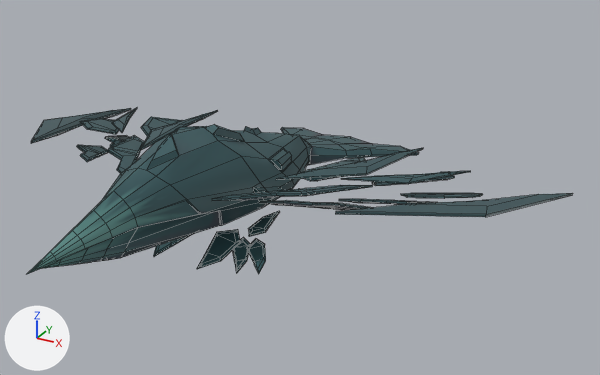
The FBX model EnemiesReturnsUnity/Assets/Enemies/Swift/mdlSwift.fbx, before and after one commit.
Before and after are seen from a 50 mm lens placed at (3.72, -5.51, 2.78), pointed at (0.54, 0.27, -0.11). The lights are fixed; the arrows at lower left show +X, +Y and +Z. Mesh edges are drawn as thin lines.

Objects in the first picture: 'MeshSwift'.
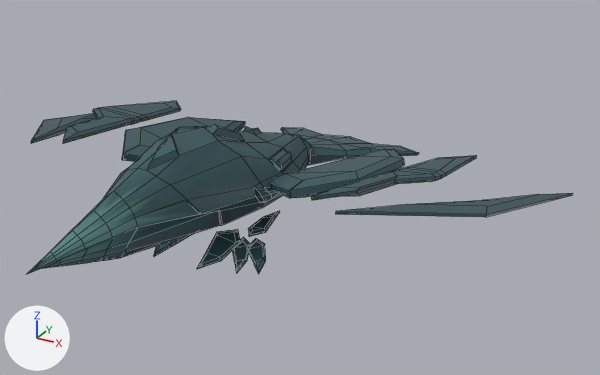
What differs and where, as boxes (x1, y1, x2, y2) in the pictures (600 x 375 px; the box of a moved part takes in the faces that stretch with it):
```json
{"object": "MeshSwift", "change": "reshaped", "before": [27, 108, 573, 274], "after": [27, 101, 573, 274]}
{"part": 1, "of": "me_cone_001", "change": "moved or reshaped", "before": [301, 157, 366, 181], "after": [271, 149, 404, 198]}
{"part": 2, "of": "me_cone_001", "change": "moved or reshaped", "before": [339, 199, 436, 205], "after": [311, 155, 476, 200]}
{"part": 3, "of": "me_cone_001", "change": "moved or reshaped", "after": [122, 117, 245, 162], "on screen": "not visible before"}
{"part": 4, "of": "me_cone_001", "change": "moved or reshaped", "before": [105, 135, 130, 147], "after": [63, 101, 181, 144]}
{"part": 5, "of": "me_cone_001", "change": "deleted", "before": [77, 108, 483, 210], "on screen": "cyan"}
```

Scene script edits in JSON lines:
```json
{"block": "me_cone_001", "where": "# used by ob_meshswift; location = (0.0, 0.0, 0.0)"}
{"op": "remove", "block": "me_cone_001", "code": "me_cone_001.from_pydata(...)  # 1159 vertices, 1117 faces; spans x -2.56..2.56, y -2.32..2.44, z -0.51..0.63"}
{"op": "add", "block": "me_cone_001", "code": "me_cone_001.from_pydata(...)  # 775 vertices, 757 faces; spans x -2.56..2.56, y -2.32..2.44, z -0.51..0.63"}
{"block": "me_cone_001", "change": "me_cone_001 part 1: the loose piece of 32 vertices spanning x 0.53..0.94, y 0.08..1.09, z -0.1..0.09 is scaled about its middle by 1.99, then moved by (0.07, 0.02, -0.01)"}
{"block": "me_cone_001", "change": "me_cone_001 part 2: the loose piece of 48 vertices spanning x 1.12..1.78, y -0.14..0.75, z -0.21..0.06 is multiplied about its middle by the matrix ((1.9, -0.743, 0.286), (0.776, 1.895, -0.23), (-0.18, 0.319, 2.027)), then moved by (0.0, 0.1, 0.21)"}
{"block": "me_cone_001", "change": "me_cone_001 part 3: the loose piece of 32 vertices spanning x -0.94..-0.53, y 0.08..1.09, z -0.1..0.09 is scaled about its middle by 1.99, then moved by (-0.07, 0.02, -0.01)"}
{"block": "me_cone_001", "change": "me_cone_001 part 4: the loose piece of 48 vertices spanning x -1.78..-1.12, y -0.14..0.75, z -0.21..0.06 is multiplied about its middle by the matrix ((1.9, 0.743, -0.286), (-0.776, 1.895, -0.23), (0.18, 0.319, 2.027)), then moved by (0.0, 0.1, 0.21)"}
{"block": "me_cone_001", "change": "me_cone_001 part 5: 12 loose pieces with 384 vertices, spanning x -2.02..2.02, y -0.85..1.55, z -0.18..0.26, are deleted"}
```
